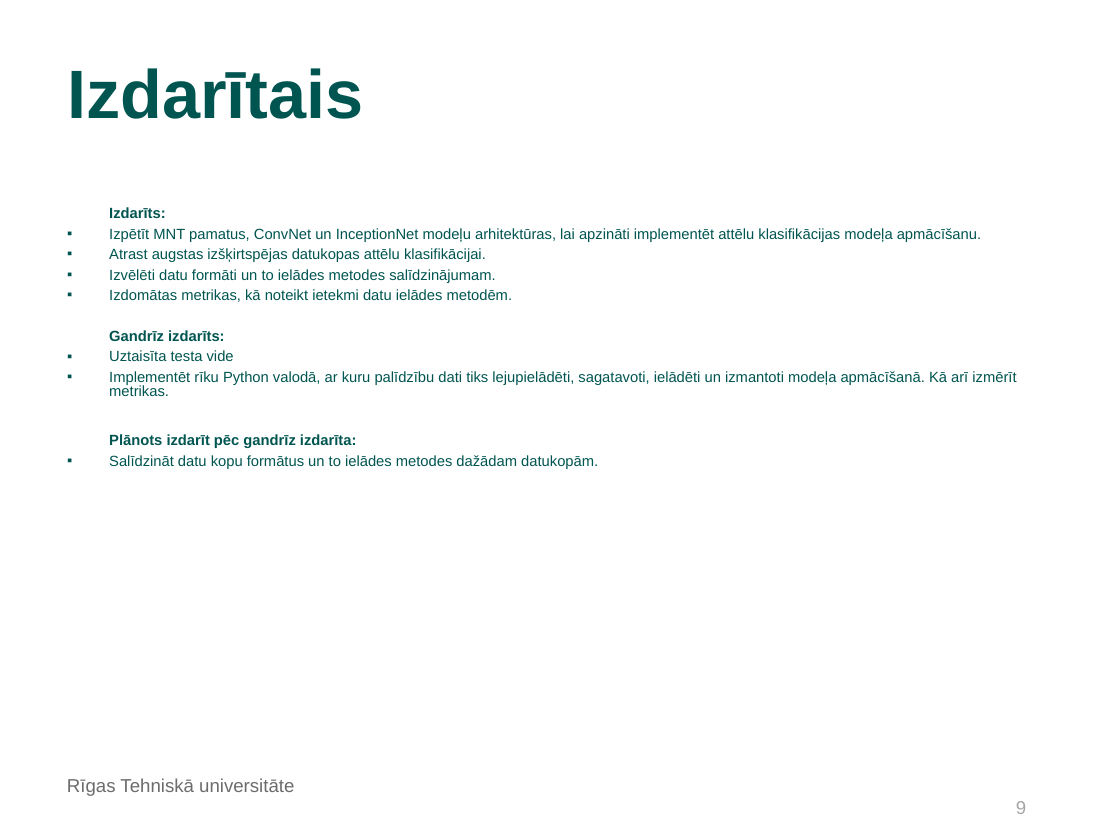
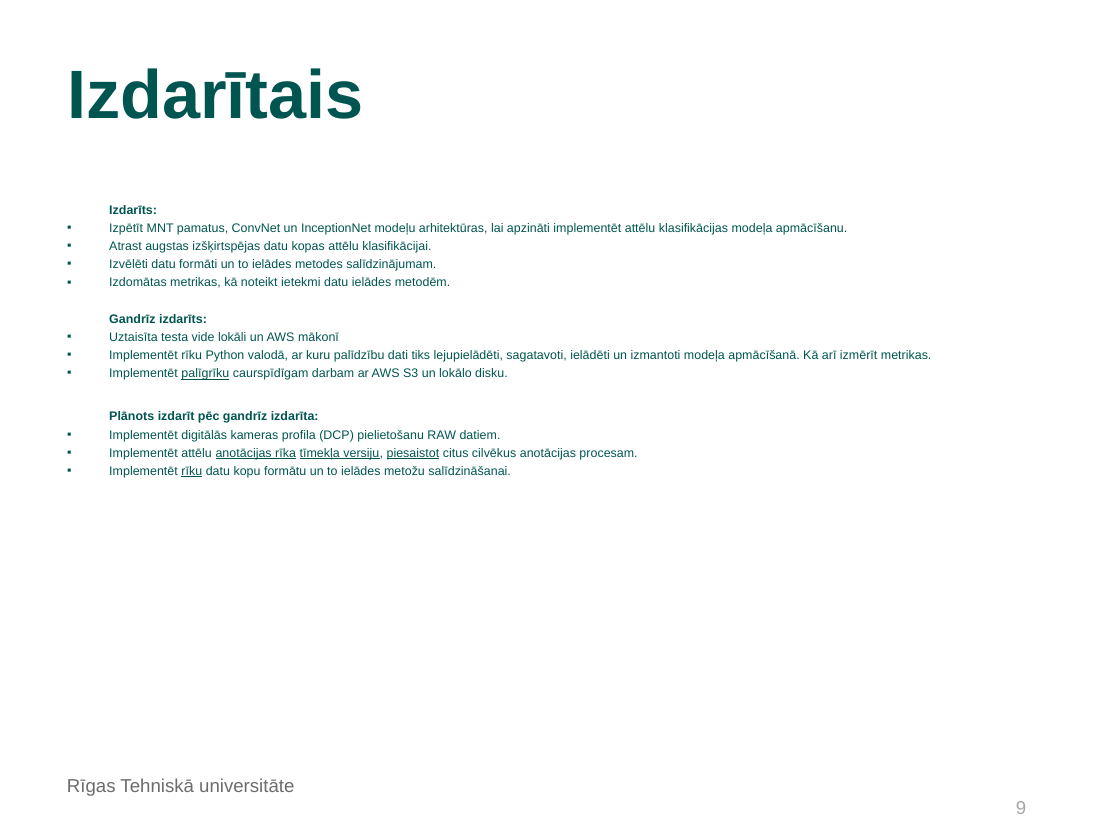
Before and after one commit to kamikaze/rtu-bachelor-tasks, a slide deck: slide 9 of docs/Šablons_Bakalaura_darba_priekšaizstāvēšanai.odp. Drawn at 1120x840 pixels with LibreOffice and Linux fonts; fonts in the diff are those of the drawing; background and template pictures are left out. Boxes give left, top, right and bottom in pixels: in the first picture for what was removed or moved away, otherwise in the second. Text is boxed around its words. In the diff, an @@ line names an element or a change of style, - is before the commit and + after.

```diff
--- a/docs/Šablons_Bakalaura_darba_priekšaizstāvēšanai.odp
+++ b/docs/Šablons_Bakalaura_darba_priekšaizstāvēšanai.odp
@@ text at (x1=109, y1=205, x2=932, y2=423): size 9.5 to 8 pt in "Izdarīts:", "Izpētīt MNT pamatus, ConvNet un InceptionNet modeļu ...", "Izvēlēti datu formāti un to ielādes metodes ...", "Izdomātas metrikas, kā noteikt ietekmi datu ielādes ..." and 3 more places @@
@@ text at (x1=109, y1=241, x2=431, y2=253): text changed; size 9.5 to 8 pt @@
-▪ Atrast augstas izšķirtspējas datukopas attēlu klasifikācijai.
+▪ Atrast augstas izšķirtspējas datu kopas attēlu klasifikācijai.
@@ text at (x1=109, y1=332, x2=339, y2=341): text changed; size 9.5 to 8 pt @@
-▪ Uztaisīta testa vide
+▪ Uztaisīta testa vide lokāli un AWS mākonī
@@ text at (x1=109, y1=368, x2=508, y2=380): paragraph added @@
+▪ Implementēt palīgrīku caurspīdīgam darbam ar AWS S3 un lokālo disku.
@@ text at (x1=109, y1=430, x2=637, y2=478): text changed; size 9.5 to 8 pt @@
-▪ Salīdzināt datu kopu formātus un to ielādes metodes dažādam datukopām.
+▪ Implementēt digitālās kameras profila (DCP) pielietošanu RAW datiem.
+▪ Implementēt attēlu anotācijas rīka tīmekļa versiju, piesaistot citus cilvēkus anotācijas procesam.
+▪ Implementēt rīku datu kopu formātu un to ielādes metožu salīdzināšanai.
```
Also in this commit, not shown: 6 other slides changed, 1 other file.
